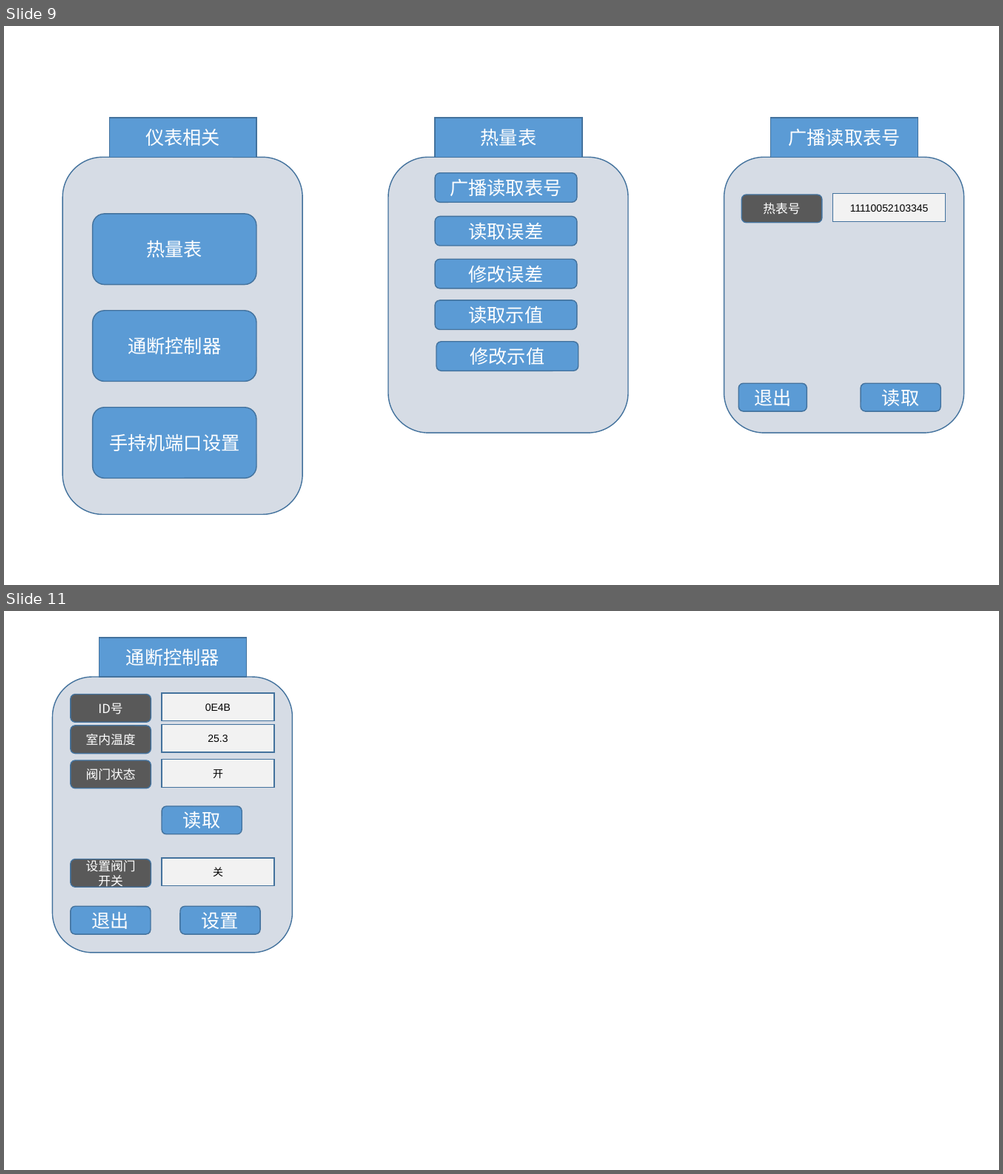
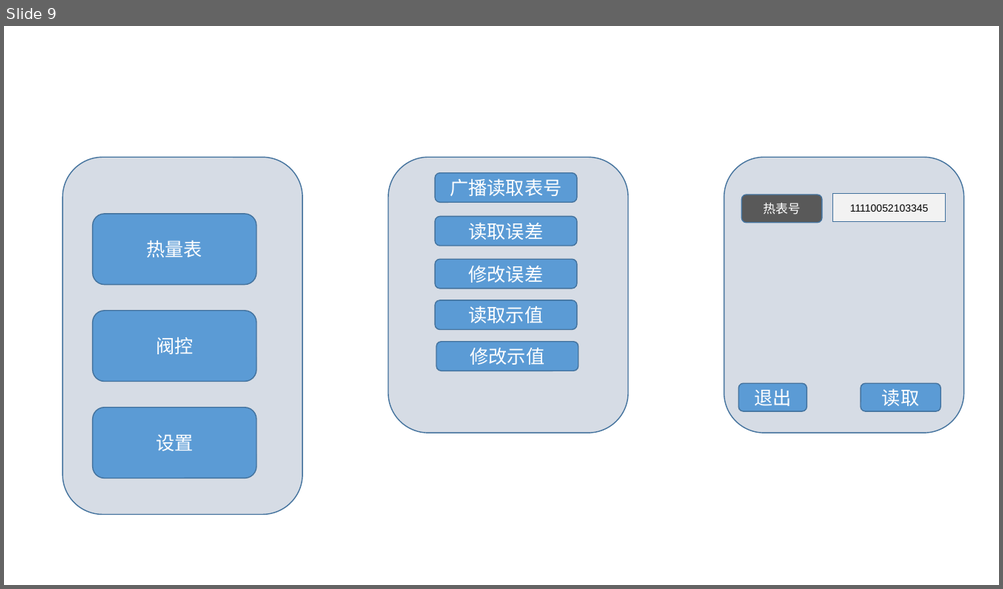
Before and after one commit to flimmy78/HandDevice, a slide deck: docs/design/界面设计.pptx. Shown one above the other, each under a label of ours: slides 9 and 11 before the commit, slide 9 after it; the slides between them are not shown. The pictures are 1003x1174 and 1003x589 pixels, drawn with LibreOffice and Linux fonts; fonts in the diff are those of the drawing. Boxes give left, top, right and bottom in pixels: in the first picture for what was removed or moved away, otherwise in the second. Text is boxed around its words. In the diff, an @@ line names an element or a change of style, - is before the commit and + after.

```diff
--- a/docs/design/界面设计.pptx
+++ b/docs/design/界面设计.pptx
@@ slide 11 removed at <box>4,611,999,1170</box>, background #FFFFFF @@
@@ rectangle removed at <box>99,638,247,678</box> @@
-通断控制器
@@ rounded rectangle removed at <box>53,677,292,953</box> @@
@@ rounded rectangle removed at <box>71,695,151,722</box> @@
-ID号
@@ rectangle removed at <box>162,693,274,721</box> @@
-0E4B
@@ rounded rectangle removed at <box>71,726,151,754</box> @@
-室内温度
@@ rectangle removed at <box>162,724,274,752</box> @@
-25.3
@@ rounded rectangle removed at <box>71,760,151,788</box> @@
-阀门状态
@@ rectangle removed at <box>162,760,274,787</box> @@
-开
@@ rounded rectangle removed at <box>162,806,242,834</box> @@
-读取
@@ rounded rectangle removed at <box>71,860,151,887</box> @@
-设置阀门
-开关
@@ rectangle removed at <box>162,858,274,886</box> @@
-关
@@ rounded rectangle removed at <box>71,906,151,934</box> @@
-退出
@@ rounded rectangle removed at <box>180,906,260,934</box> @@
-设置
@@ slide 9 changed as well @@
@@ rectangle removed at <box>109,118,256,157</box> @@
-仪表相关
@@ rectangle removed at <box>435,118,582,157</box> @@
-热量表
@@ rectangle removed at <box>771,118,918,157</box> @@
-广播读取表号
@@ text in rounded rectangle at <box>156,338,193,355</box>: text changed @@
-通断控制器
+阀控
@@ text in rounded rectangle at <box>156,434,193,452</box>: text changed @@
-手持机端口设置
+设置
```
Also in this commit, not shown: 9 other slides changed, 1 slide added, 2 other slides removed.
